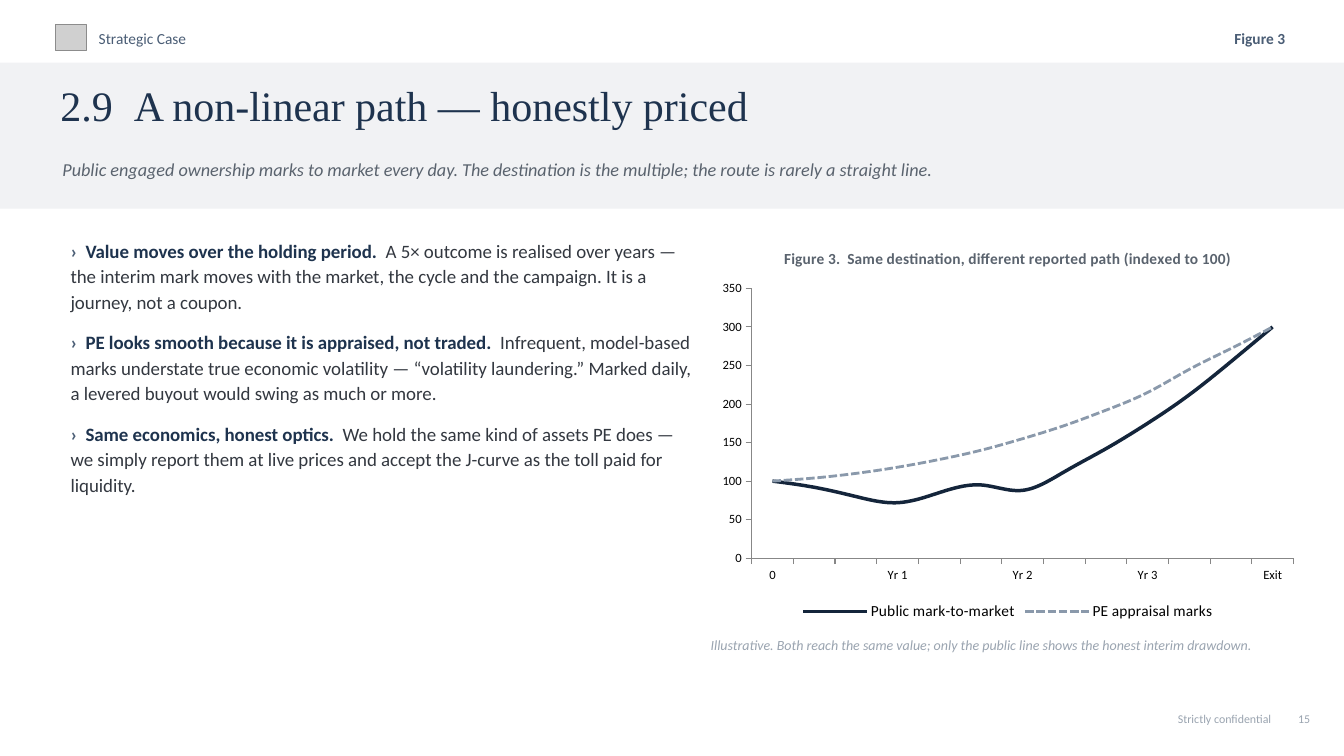
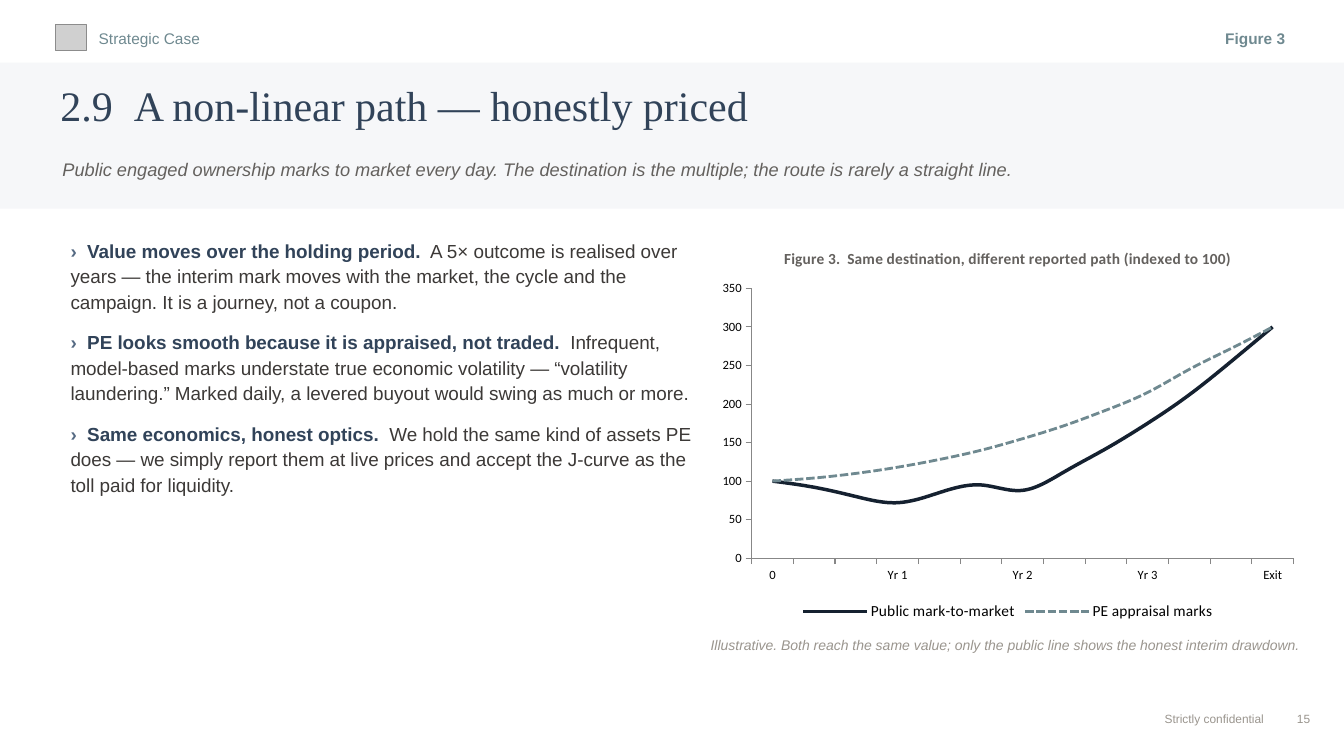
Before and after one commit to charette-lab/Claude, a slide deck: slide 18 of Athanase_Engaged_Ownership_Allocator_Deck.pptx. Drawn at 1344x756 pixels with LibreOffice and Linux fonts; fonts in the diff are those of the drawing; grey boxes stand for pictures. Boxes give left, top, right and bottom in pixels: in the first picture for what was removed or moved away, otherwise in the second. Text is boxed around its words. In the diff, an @@ line names an element or a change of style, - is before the commit and + after.

```diff
--- a/Athanase_Engaged_Ownership_Allocator_Deck.pptx
+++ b/Athanase_Engaged_Ownership_Allocator_Deck.pptx
@@ text "Strategic Case" at <box>99,33,200,47</box>: font Calibri to Arial, text colour #4A5D75 to #6F8990 @@
@@ text "Figure 3" at <box>1225,33,1286,47</box>: font Calibri to Arial, text colour #4A5D75 to #6F8990 @@
@@ rectangle at <box>0,63,1344,209</box>: fill #F1F2F4 to #F6F7F9 @@
@@ text "2.9 A non-linear path — ..." at <box>60,92,748,129</box>: text colour #1E334E to #314359 @@
@@ text "Public engaged ownership marks to ..." at <box>62,163,1012,180</box>: font Calibri to Arial, text colour #5A636E to #64615E @@
@@ text "› Value moves over the ..." at <box>71,244,691,496</box>: font Calibri to Arial; text colour #4A5D75 to #556A83 in "›", "›", "›"; text colour #1E334E to #314359 in "Value moves over the holding period.", "PE looks smooth because it is appraised, ...", "Same economics, honest optics."; text colour #333840 to #3C3937 in "A 5× outcome is realised over years ...", "Infrequent, model-based marks understate true economic volat ...", "We hold the same kind of assets ..." @@
@@ line chart at <box>711,232,1306,625</box> @@
@@ colour of Public mark-to-market #14253B to #152130 @@
@@ colour of PE appraisal marks #8A99AB to #6F8990 @@
@@ text "Illustrative. Both reach the same ..." at <box>711,640,1300,653</box>: font Calibri to Arial, text colour #9AA4B0 to #9A958E @@
@@ text "Strictly confidential 15" at <box>1165,714,1310,726</box>: font Calibri to Arial, text colour #9AA4B0 to #9A958E @@
```
Also in this commit, not shown: 26 other slides changed, 1 other file.
